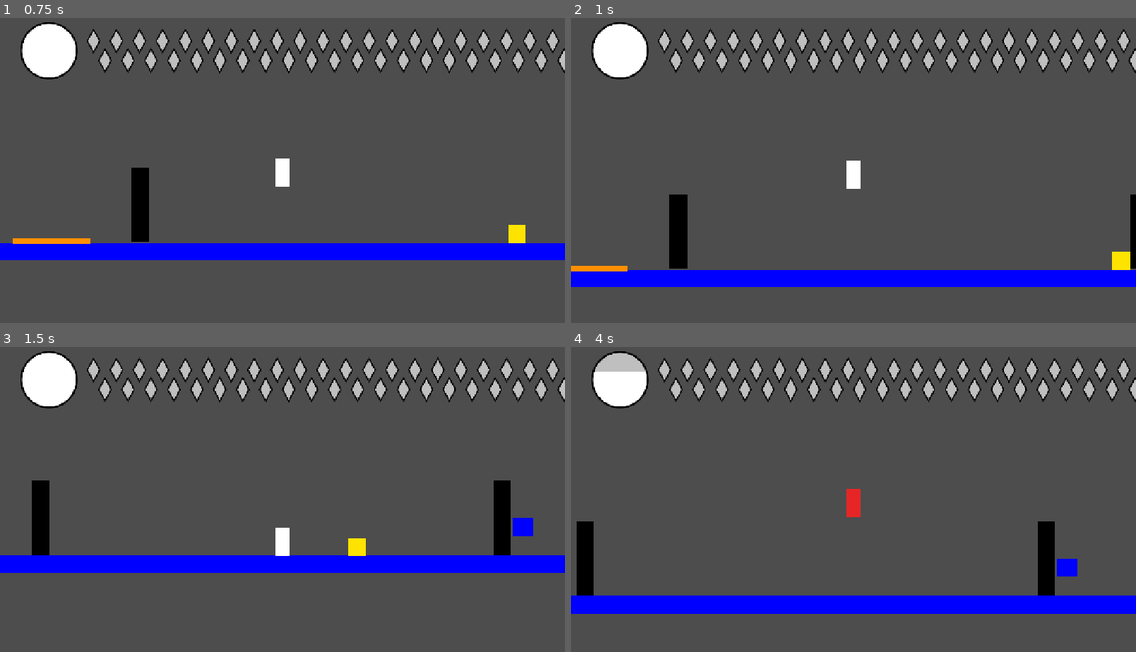
Above: before the commit, frames 1-4 (two rows, left to right).
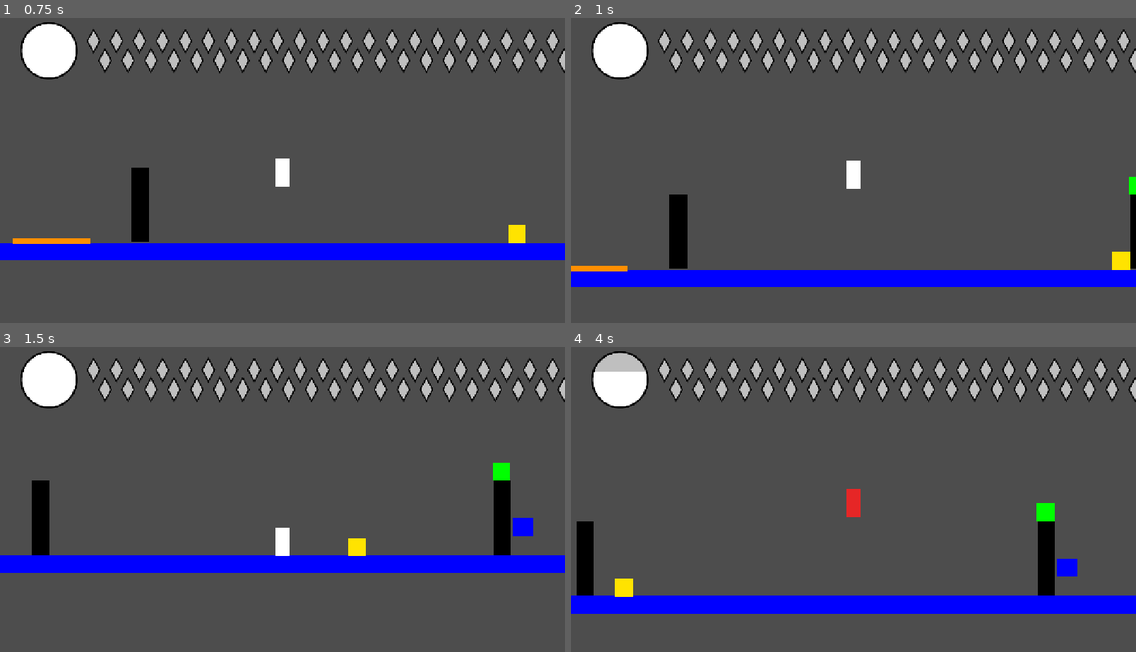
Above: after the commit, the same moments.

Repository: autonomouscrow/color-game
Game: Godot game, scene res://Scenes/Main.tscn
The game is run twice, just before and just after one commit, with the same random seed, the same clock (stepped at 60 frames per second) and the same inputs.
Inputs:
- Up to frame 1 (0.75 s): hold Right (move_right) from 0.53 s (still down); hold A (jump) from 0.53 s (still down)
- Up to frame 2 (1 s): keep holding Right (move_right); keep holding A (jump)
- Up to frame 3 (1.5 s): keep holding Right (move_right); release A (jump) at 1.28 s; tap Ctrl (burst) at 1.35 s
- Up to frame 4 (4 s): tap A (jump) at 1.52, 1.55, 1.82, 3.02, 3.05, 3.32 s; release Right (move_right) at 2.03 s; hold Left (move_left) 2.03-2.78 s; hold A (jump) 2.03-2.78 s; tap E (color_blue) at 2.1 s; hold Right (move_right) from 2.78 s (still down); tap F (color_green) at 2.85 s; hold A (jump) from 3.53 s (still down); tap W (color_red) at 3.6 s

Frame 1 is identical in both runs. In frame 2, less than 0.1% of the frame differs, in the area x 98-100%, y 52-58%; in frame 3, 0.2%; in frame 4, 0.4%, in the area x 7-86%, y 51-82%.

Commit message:
added wall sitter

Diff:
--- a/Scenes/Main.tscn
+++ b/Scenes/Main.tscn
@@ -8,6 +8,7 @@
 [ext_resource type="Script" uid="uid://bbq5dbxu3ek3q" path="res://Scenes/CameraManager.gd" id="4_pbw6q"]
 [ext_resource type="PackedScene" uid="uid://c5i7skmtn3i2o" path="res://Scenes/Prefabs/breakable_wall.tscn" id="8_50glp"]
 [ext_resource type="PackedScene" uid="uid://d11k86ap54sq6" path="res://Scenes/Prefabs/damage_tp.tscn" id="10_4kpch"]
+[ext_resource type="PackedScene" uid="uid://c3esrxtwcjlfa" path="res://wall_sitters.tscn" id="11_4kpch"]
 [ext_resource type="PackedScene" uid="uid://cdiaroodhyb5v" path="res://Scenes/Prefabs/DamageBlock.tscn" id="11_grg3l"]
 [ext_resource type="PackedScene" uid="uid://butbrp11dq2nx" path="res://ninja.tscn" id="13_frkhe"]
 
@@ -60,3 +61,6 @@
 [node name="Breakable Wall2" parent="." unique_id=485390736 instance=ExtResource("8_50glp")]
 position = Vector2(1399, 326)
 scale = Vector2(1, 4.239998)
+
+[node name="WallSitters" parent="." unique_id=1350810646 instance=ExtResource("11_4kpch")]
+position = Vector2(1397, 286)
--- /dev/null
+++ b/wall_sitters.gd
@@ -0,0 +1,74 @@
+extends CharacterBody2D
+
+enum State { IDLE, JUMPING, CHASING }
+var current_state: State = State.IDLE
+
+@export var chase_speed: float = 400.0
+@export var jump_vertical_force: float = -200.0
+@export var jump_horizontal_speed: float = 500.0
+
+var gravity: float = ProjectSettings.get_setting("physics/2d/default_gravity")
+var player: Node2D = null
+var has_left_ground: bool = false
+
+@onready var detection_area: Area2D = $DetectionArea
+
+
+
+func _physics_process(delta: float) -> void:
+	# 1. ONLY apply gravity once it has attacked (JUMPING or CHASING)
+	if current_state != State.IDLE:
+		if not is_on_floor():
+			velocity.y += gravity * delta
+
+	# 2. State behavior
+	match current_state:
+		State.IDLE:
+			# Stay completely stationary in place
+			velocity = Vector2.ZERO
+
+		State.JUMPING:
+			# Track when it is in the air
+			if not is_on_floor():
+				has_left_ground = true
+			# Once it hits the floor after being airborne, transition to chasing
+			elif has_left_ground and is_on_floor():
+				current_state = State.CHASING
+
+		State.CHASING:
+			if player:
+				var direction = sign(player.global_position.x - global_position.x)
+				velocity.x = direction * chase_speed
+			else:
+				velocity.x = move_toward(velocity.x, 0, chase_speed * delta)
+
+	move_and_slide()
+
+func _on_detection_area_body_entered(body: Node2D) -> void:
+	if current_state == State.IDLE and body.is_in_group("Player"):
+		player = body
+		start_jump()
+
+func start_jump() -> void:
+	current_state = State.JUMPING
+
+	# If the enemy was already floating/in the air, mark it as left the ground immediately
+	has_left_ground = not is_on_floor()
+
+	# Determine horizontal direction towards the player
+	var direction = sign(player.global_position.x - global_position.x)
+	if direction == 0:
+		direction = 1
+
+	# Apply initial launch
+	velocity.y = jump_vertical_force
+	velocity.x = direction * jump_horizontal_speed
+
+func _on_hitbox_2_body_entered(body: Node2D) -> void:
+	if body.has_method("GetDamaged"):
+		body.GetDamaged(20)
+	var push_dir = sign(body.global_position.x - global_position.x)
+	var knockback = Vector2(push_dir * 500.0, -500.0)
+
+	if body.has_method("SetKnockback"):
+				body.SetKnockback(knockback)
--- /dev/null
+++ b/wall_sitters.tscn
@@ -0,0 +1,39 @@
+[gd_scene format=3 uid="uid://c3esrxtwcjlfa"]
+
+[ext_resource type="Script" uid="uid://b0kbuh0f3b0ff" path="res://wall_sitters.gd" id="1_i0tgi"]
+
+[sub_resource type="CircleShape2D" id="CircleShape2D_tkjrr"]
+radius = 226.73553
+
+[sub_resource type="RectangleShape2D" id="RectangleShape2D_t53hv"]
+size = Vector2(38, 38)
+
+[sub_resource type="RectangleShape2D" id="RectangleShape2D_i0tgi"]
+size = Vector2(40, 40)
+
+[node name="WallSitters" type="CharacterBody2D" unique_id=1350810646]
+script = ExtResource("1_i0tgi")
+
+[node name="DetectionArea" type="Area2D" parent="." unique_id=1133158685]
+
+[node name="CollisionShape2D" type="CollisionShape2D" parent="DetectionArea" unique_id=299698685]
+position = Vector2(20, 20)
+shape = SubResource("CircleShape2D_tkjrr")
+
+[node name="ColorRect" type="ColorRect" parent="." unique_id=808330228]
+offset_right = 40.0
+offset_bottom = 40.0
+color = Color(0, 1, 0, 1)
+
+[node name="CollisionShape2D" type="CollisionShape2D" parent="." unique_id=720012927]
+position = Vector2(20, 20)
+shape = SubResource("RectangleShape2D_t53hv")
+
+[node name="Hitbox2" type="Area2D" parent="." unique_id=940959418]
+
+[node name="Hitbox" type="CollisionShape2D" parent="Hitbox2" unique_id=641894095]
+position = Vector2(20, 20)
+shape = SubResource("RectangleShape2D_i0tgi")
+
+[connection signal="body_entered" from="DetectionArea" to="." method="_on_detection_area_body_entered"]
+[connection signal="body_entered" from="Hitbox2" to="." method="_on_hitbox_2_body_entered"]
Not shown, added: wall_sitters.gd.uid
